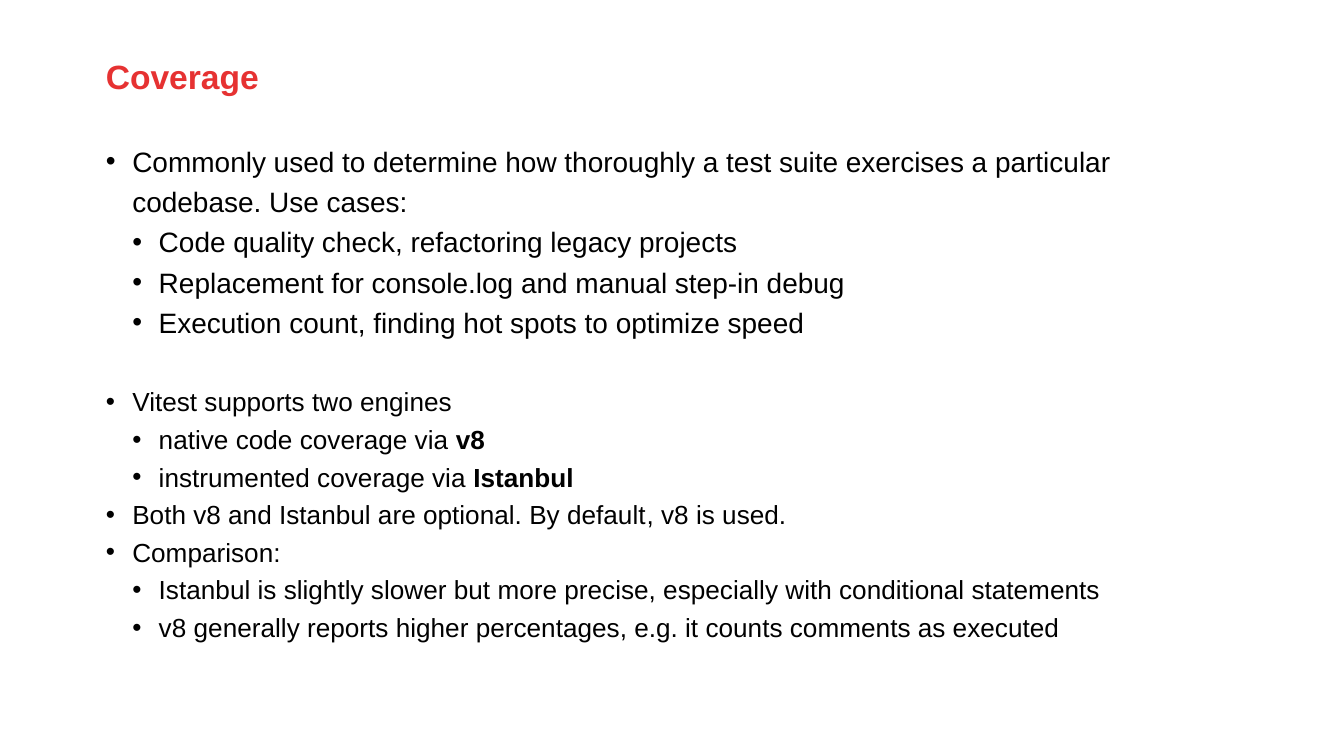
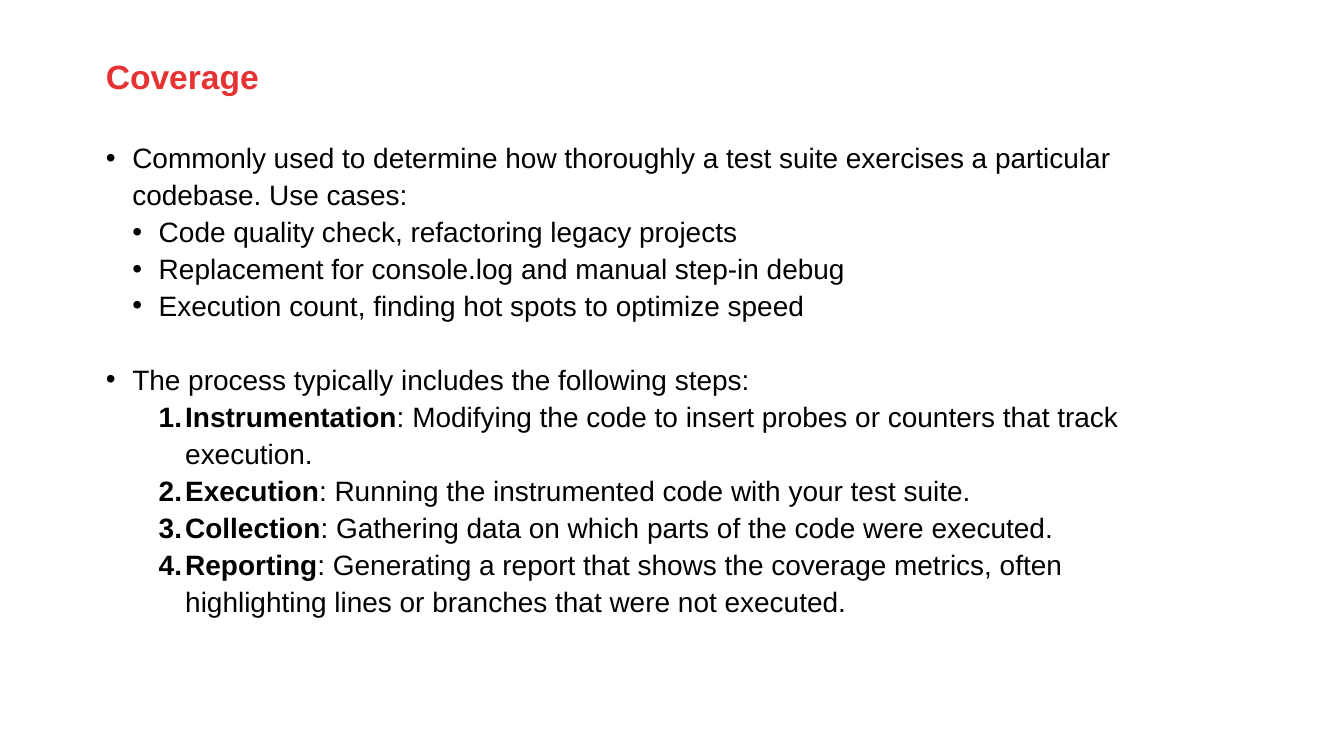
Before and after one commit to AMISConclusion/sig-typescript-unit-testing, a slide deck: slide 28 of typescript_unit_testing_with_vitest.pptx. Drawn at 1344x756 pixels with LibreOffice and Linux fonts; fonts in the diff are those of the drawing; background and template pictures are left out. Boxes give left, top, right and bottom in pixels: in the first picture for what was removed or moved away, otherwise in the second. Text is boxed around its words. In the diff, an @@ line names an element or a change of style, - is before the commit and + after.

Commit message:
Add coverage slides with small demo project

```diff
--- a/typescript_unit_testing_with_vitest.pptx
+++ b/typescript_unit_testing_with_vitest.pptx
@@ text at [132,147,1110,321]: line spacing 1.2 to 1.1 @@
@@ text at [132,369,1118,617]: text changed; size 14 to 15 pt @@
-• Vitest supports two engines
-  • native code coverage via v8
-  • instrumented coverage via Istanbul
-• Both v8 and Istanbul are optional. By default, v8 is used.
-• Comparison:
-  • Istanbul is slightly slower but more precise, especially with conditional statements
-  • v8 generally reports higher percentages, e.g. it counts comments as executed
+• The process typically includes the following steps:
+    1. Instrumentation: Modifying the code to insert probes or counters that track execution.
+    2. Execution: Running the instrumented code with your test suite.
+    3. Collection: Gathering data on which parts of the code were executed.
+    4. Reporting: Generating a report that shows the coverage metrics, often highlighting lines or branches that were not executed.
```
Also in this commit, not shown: 3 other slides changed, 6 slides added, 6 other files.
